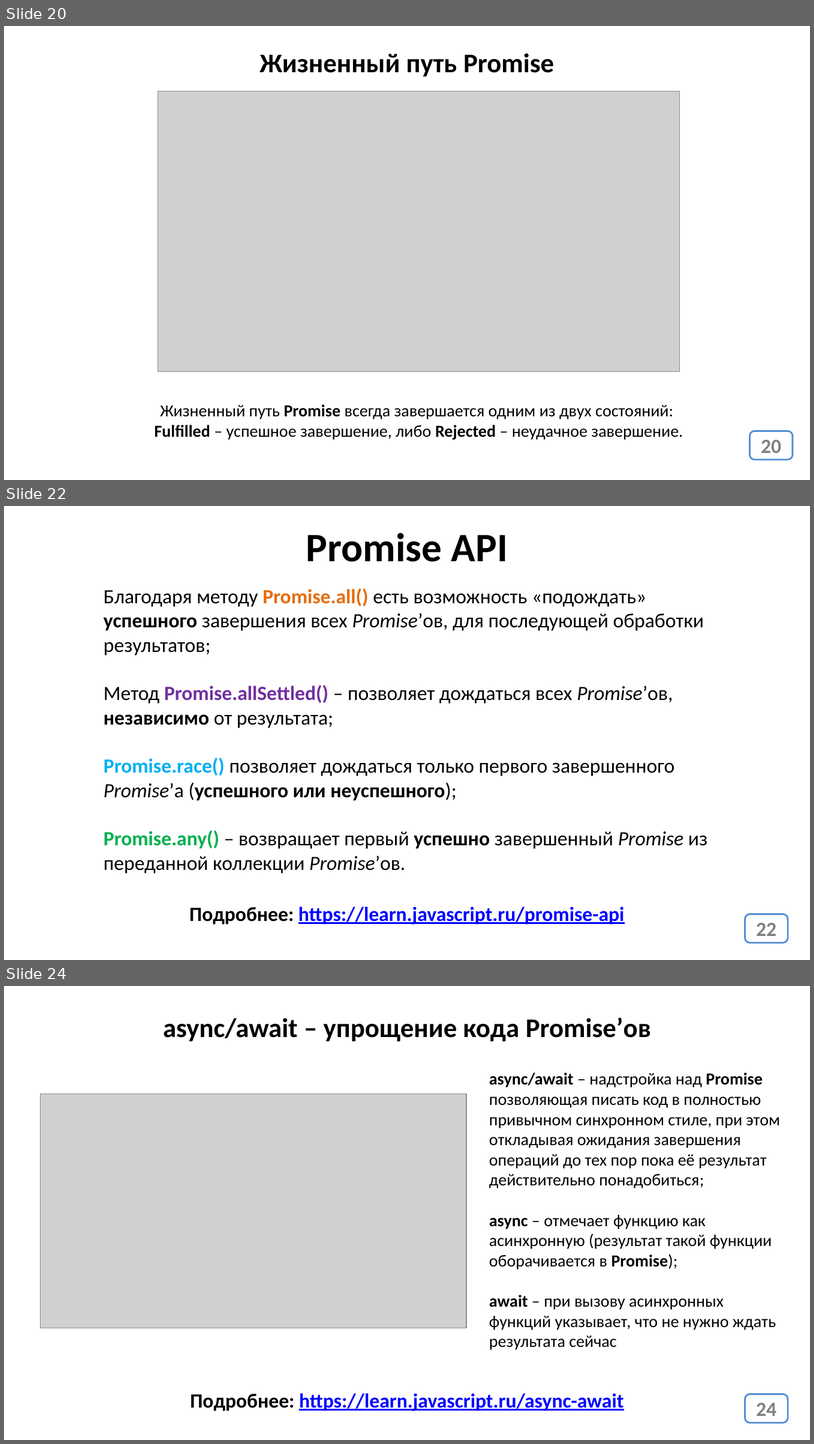
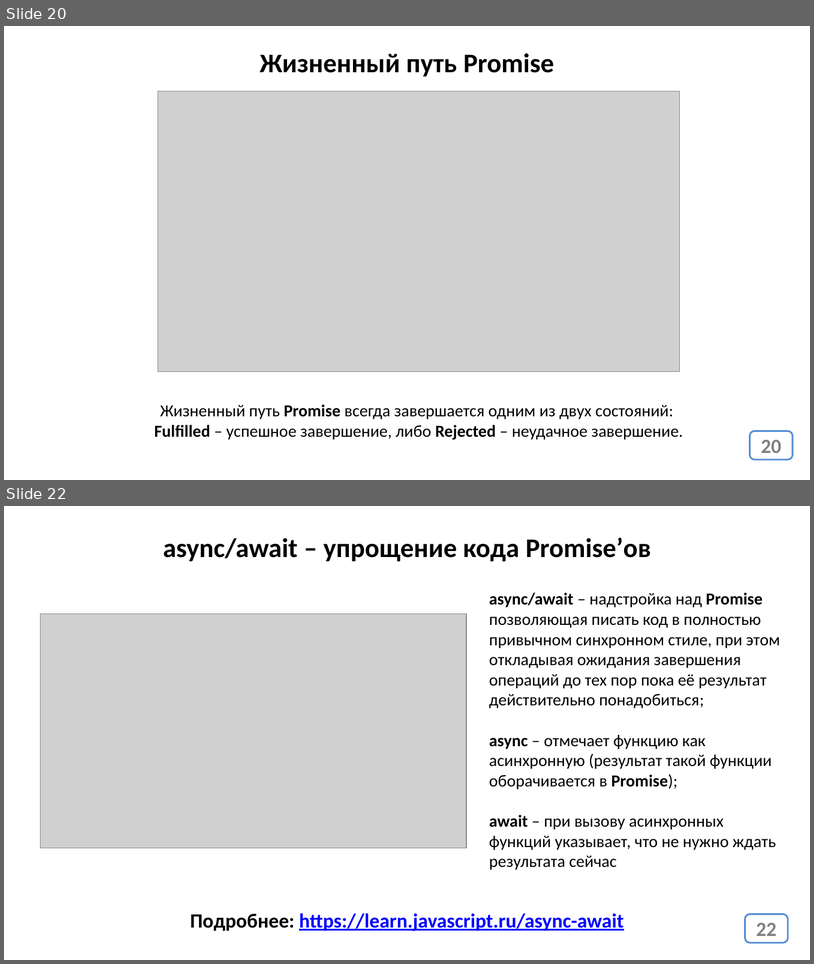
Before and after one commit to js-13-ort-dnipro/lesson02, a slide deck: lesson02.pptx. Shown one above the other, each under a label of ours: slides 20, 22 and 24 before the commit, slides 20 and 22 after it; the slides between them are not shown. The pictures are 814x1444 and 814x964 pixels, drawn with LibreOffice and Linux fonts; fonts in the diff are those of the drawing; grey boxes stand for pictures. Boxes give left, top, right and bottom in pixels: in the first picture for what was removed or moved away, otherwise in the second. Text is boxed around its words. In the diff, an @@ line names an element or a change of style, - is before the commit and + after.

```diff
--- a/lesson02.pptx
+++ b/lesson02.pptx
@@ slide 22 removed at bbox=[4, 506, 810, 960], background #FFFFFF @@
@@ text removed at bbox=[306, 533, 508, 562] @@
-Promise API
@@ text removed at bbox=[104, 588, 708, 873] @@
-Благодаря методу Promise.all() есть возможность «подождать» успешного завершения всех Promise’ов, для последующей обработки результатов;
-Метод Promise.allSettled() – позволяет дождаться всех Promise’ов, независимо от результата;
-Promise.race() позволяет дождаться только первого завершенного Promise’а (успешного или неуспешного);
-Promise.any() – возвращает первый успешно завершенный Promise из переданной коллекции Promise’ов.
@@ text removed at bbox=[189, 906, 624, 924] @@
-Подробнее: https://learn.javascript.ru/promise-api
@@ page number removed at bbox=[746, 914, 789, 942] @@
-22
@@ what was slide 24 is now slide 22 @@
@@ page number at bbox=[756, 922, 777, 936]: text changed @@
-24
+22
```
Also in this commit, not shown: 4 slides changed, 2 other slides removed, 1 other file.
